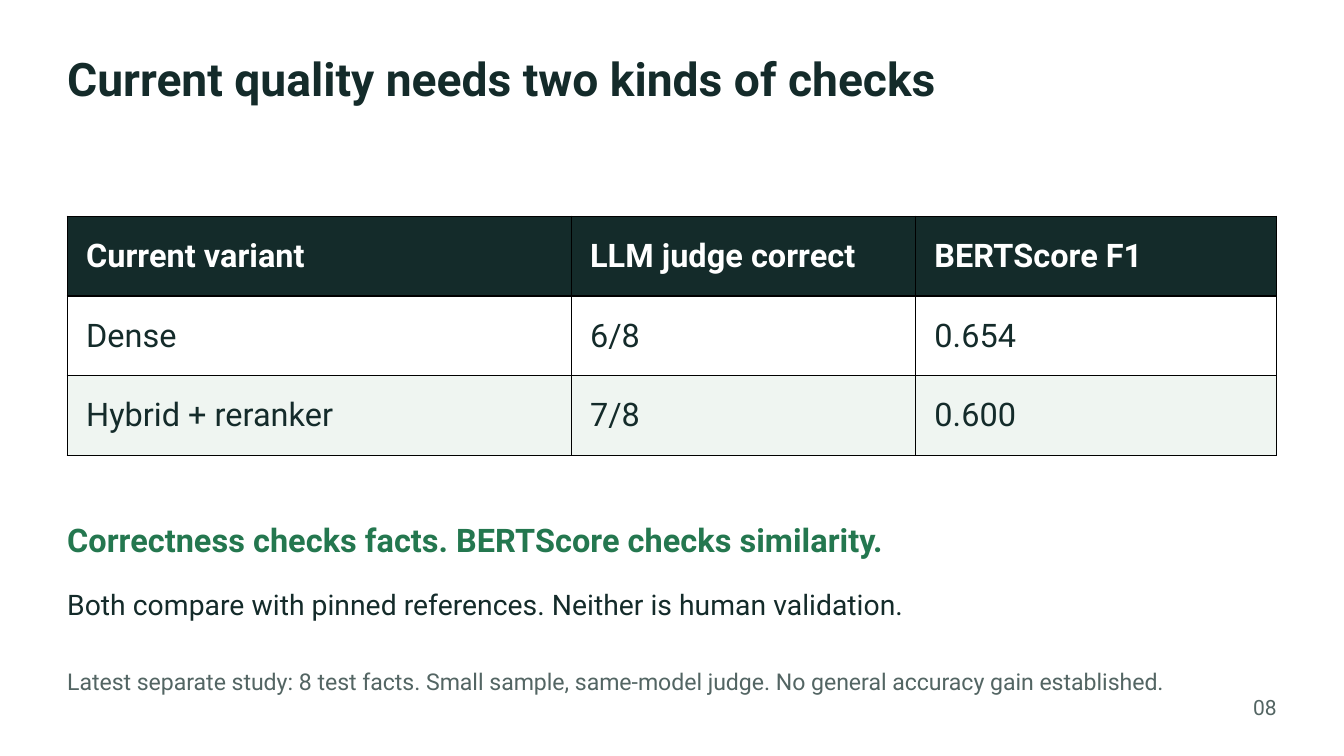
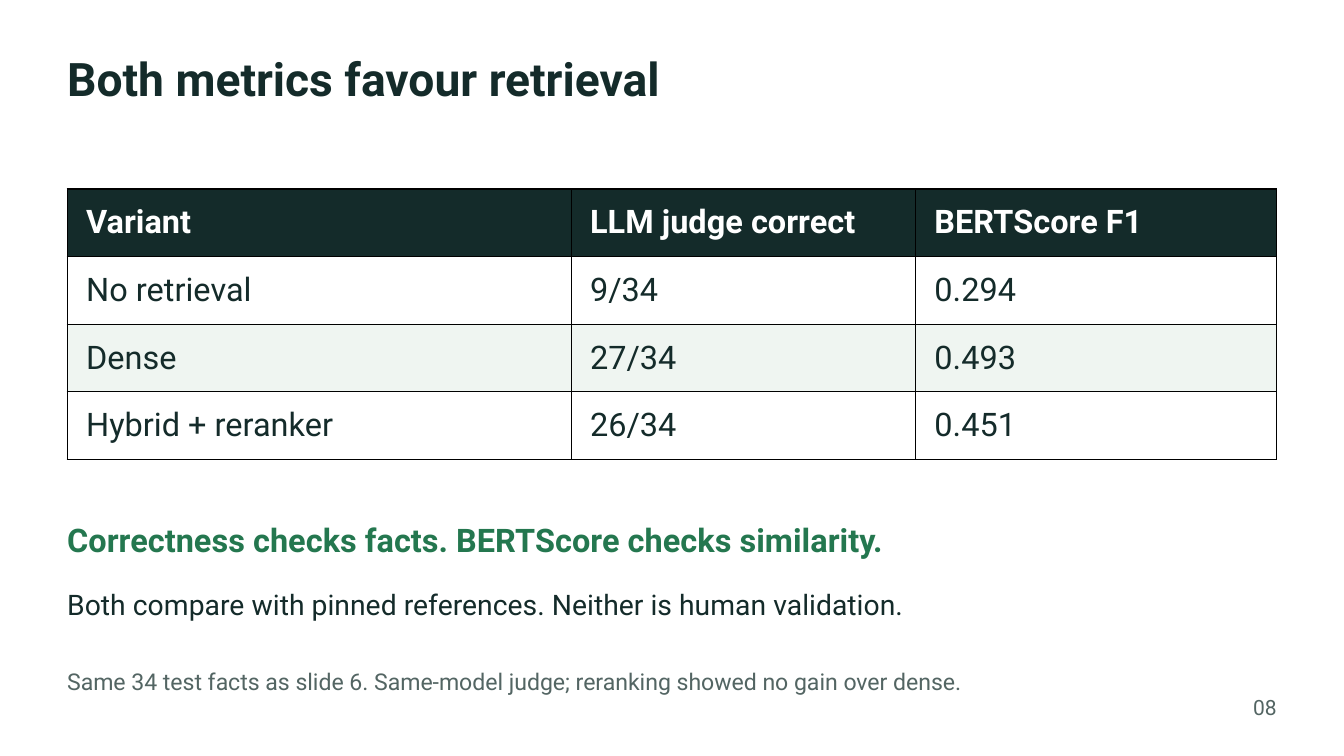
Before and after one commit to NDN-P/NLPDLxMC, a slide deck: slide 8 of presentation/MCQA_pitch_ready.pptx. Drawn at 1344x756 pixels with LibreOffice and Linux fonts; fonts in the diff are those of the drawing. Boxes give left, top, right and bottom in pixels: in the first picture for what was removed or moved away, otherwise in the second. Text is boxed around its words. In the diff, an @@ line names an element or a change of style, - is before the commit and + after.

```diff
--- a/presentation/MCQA_pitch_ready.pptx
+++ b/presentation/MCQA_pitch_ready.pptx
@@ text at (67,61,660,97): text changed @@
-Current quality needs two kinds of checks
+Both metrics favour retrieval
@@ table at (68,190,1277,447) @@
-row 1: Current variant | LLM judge correct | BERTScore F1
-row 2: Dense | 6/8 | 0.654
-row 3: Hybrid + reranker | 7/8 | 0.600
+row 1: Variant | LLM judge correct | BERTScore F1
+row 2: No retrieval | 9/34 | 0.294
+row 3: Dense | 27/34 | 0.493
+row 4: Hybrid + reranker | 26/34 | 0.451
@@ table: place and size @@
-table at (68,217,1277,457)
+table at (68,190,1277,447)
@@ text at (67,672,961,695): text changed @@
-Latest separate study: 8 test facts. Small sample, same-model judge. No general accuracy gain established.
+Same 34 test facts as slide 6. Same-model judge; reranking showed no gain over dense.
```
Also in this commit, not shown: 2 other files.
